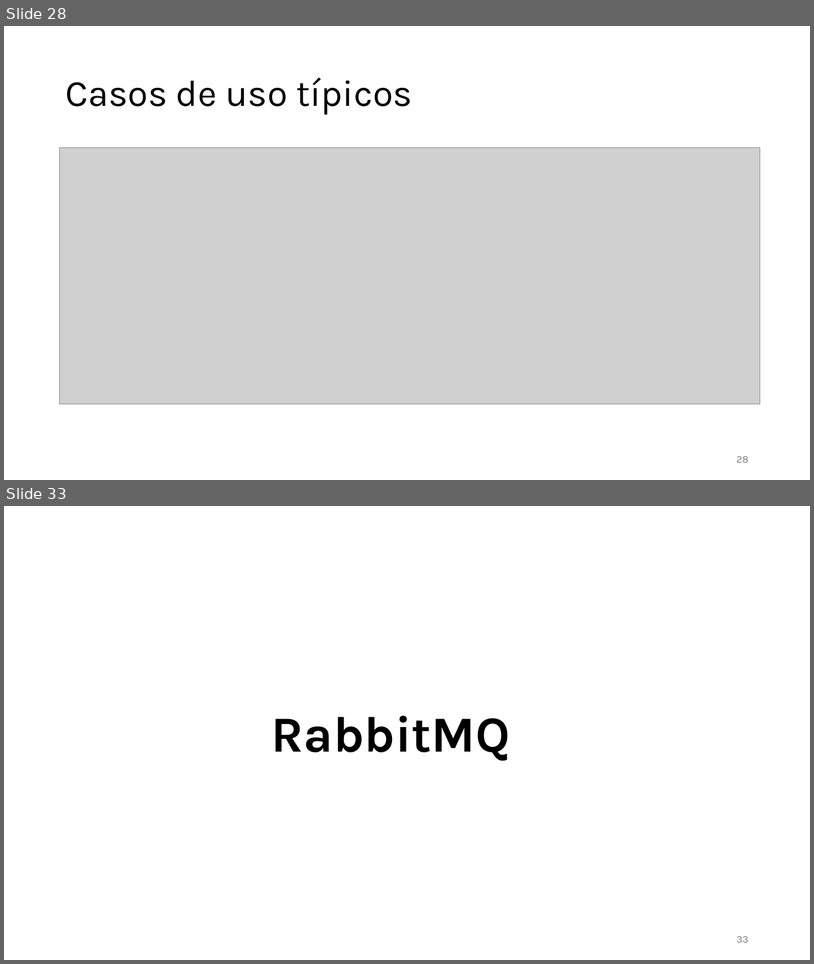
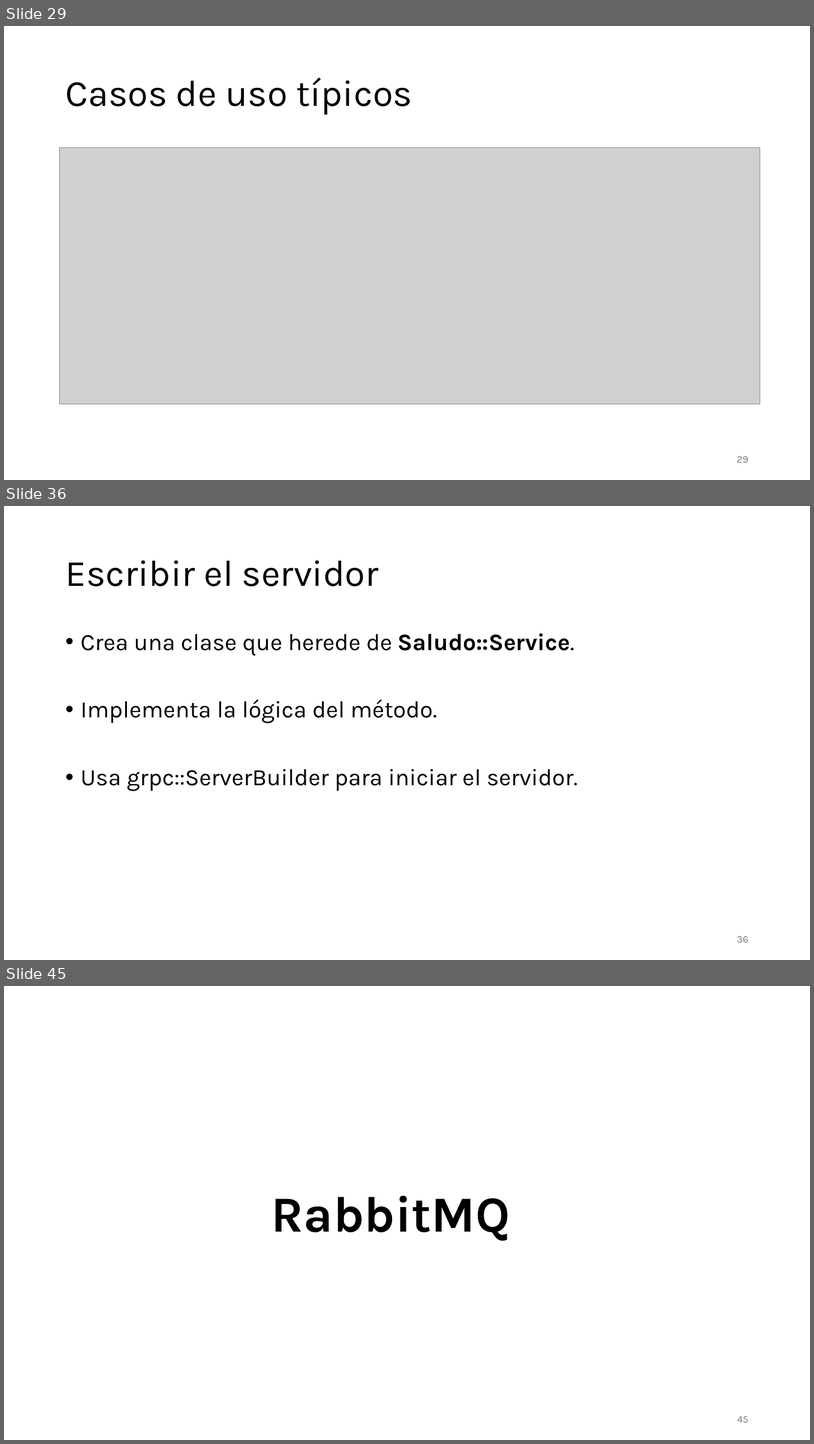
Before and after one commit to aldebarran22/CURSO_CPP_SERVICIOS_30H, a slide deck: doc/3_Comunicacion_microservicios_C++.pptx. Shown one above the other, each under a label of ours: slides 28 and 33 before the commit, slides 29, 36 and 45 after it; the slides between them are not shown. The pictures are 814x964 and 814x1444 pixels, drawn with LibreOffice and Linux fonts; fonts in the diff are those of the drawing; grey boxes stand for pictures. Boxes give left, top, right and bottom in pixels: in the first picture for what was removed or moved away, otherwise in the second. Text is boxed around its words. In the diff, an @@ line names an element or a change of style, - is before the commit and + after.

```diff
--- a/doc/3_Comunicacion_microservicios_C++.pptx
+++ b/doc/3_Comunicacion_microservicios_C++.pptx
@@ slide 36 added at [4,506,810,960], background #FFFFFF @@
@@ title added at [65,560,379,586], 44 pt, text #000000 @@
+Escribir el servidor
@@ text added at [81,633,578,791], 28 pt, text #000000 @@
+• Crea una clase que herede de Saludo::Service.
+• Implementa la lógica del método.
+• Usa grpc::ServerBuilder para iniciar el servidor.
@@ page number added at [737,936,749,942], 12 pt, text #797979 @@
+36
@@ what was slide 28 is now slide 29 @@
@@ what was slide 33 is now slide 45 @@
@@ page number at [738,1416,749,1422]: text changed @@
-33
+45
```
Also in this commit, not shown: 9 slides changed, 12 other slides added, 1 slide removed, 31 other files.
